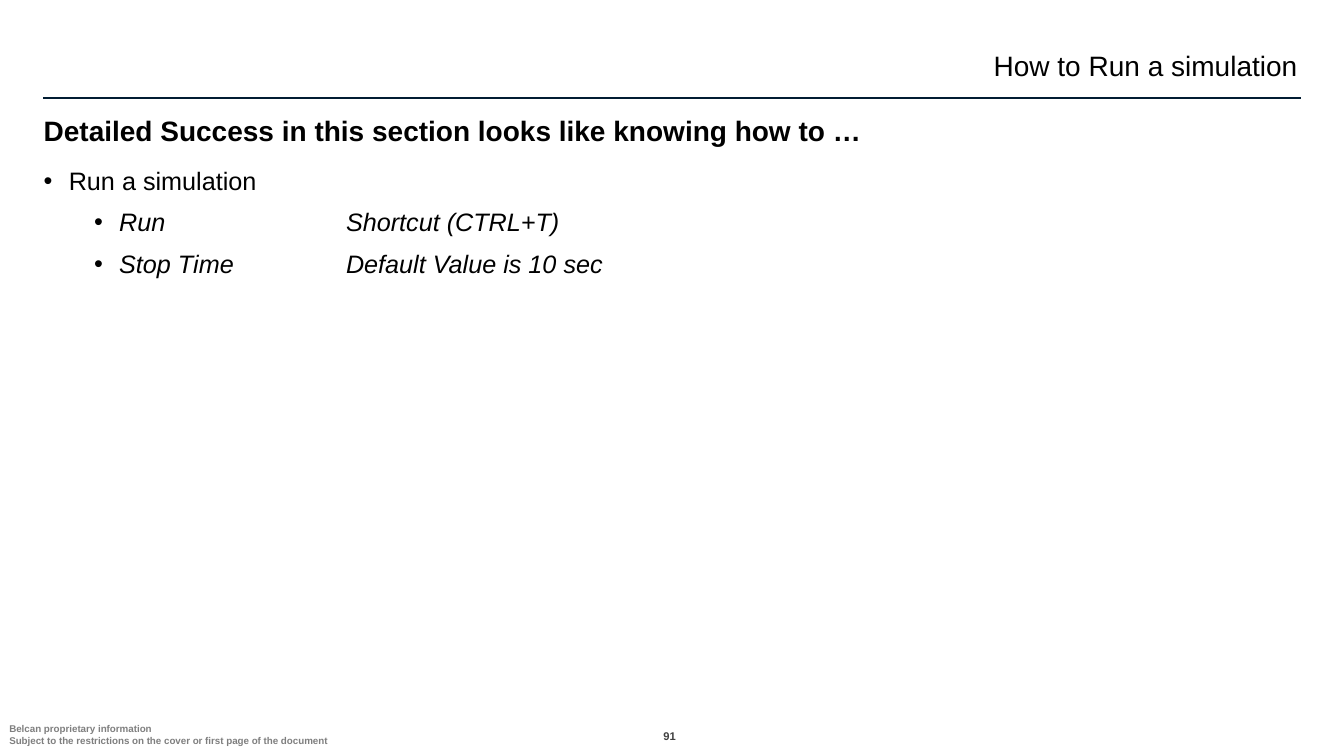
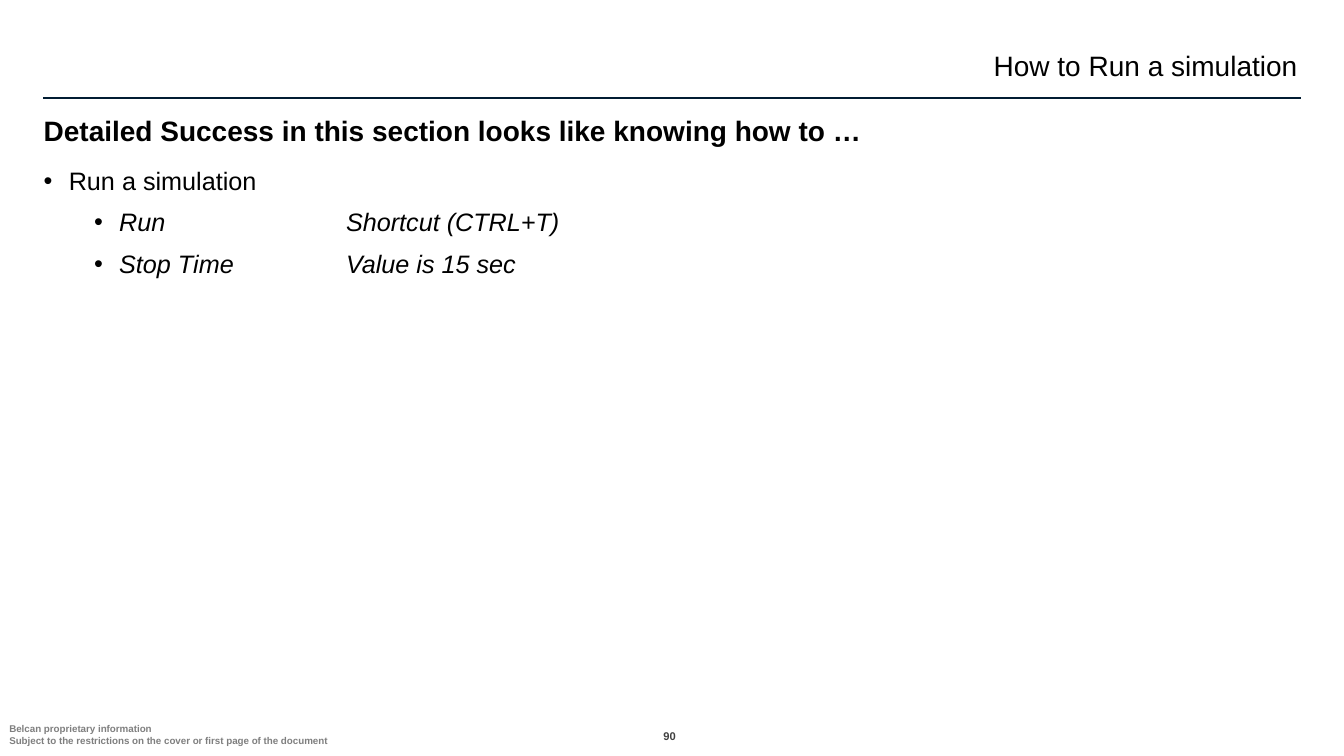
Before and after one commit to ntylerbelcan/aviation-controls-simulink-training-Belcan, a slide deck: slide 90 of ch02/01_polynomial_System/Chapter 2 01_polynomial_System.pptx (slide 91 before the commit). Drawn at 1344x756 pixels with LibreOffice and Linux fonts; fonts in the diff are those of the drawing; background and template pictures are left out. Boxes give left, top, right and bottom in pixels: in the first picture for what was removed or moved away, otherwise in the second. Text is boxed around its words. In the diff, an @@ line names an element or a change of style, - is before the commit and + after.

```diff
--- a/ch02/01_polynomial_System/Chapter 2 01_polynomial_System.pptx
+++ b/ch02/01_polynomial_System/Chapter 2 01_polynomial_System.pptx
@@ text at [119,254,516,278]: text changed @@
-  • Stop Time Default Value is 10 sec
+  • Stop Time Value is 15 sec
@@ page number at [663,732,675,743]: text changed @@
-91
+90
```
Also in this commit, not shown: 7 other slides changed, 2 slides added, 3 slides removed, 1 other file.
